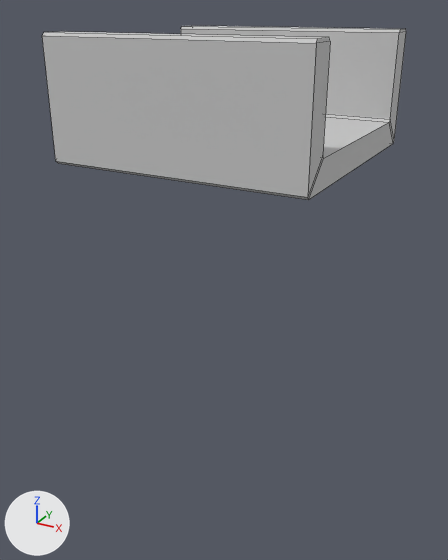
Renders of the FBX model Assets/Models/Straight.fbx from each side of a commit.
The view is the same before and after, from a 50 mm lens placed at (66.2, -126.6, 17.6), pointed at (-1.5, -3.5, -44.0). Arrows for +X, +Y and +Z are at lower left; the lights stay in place. Mesh edges are drawn as thin lines. Where no turn or scale is listed for an object, it has been applied to the vertices.

The first picture shows 'Straight'.
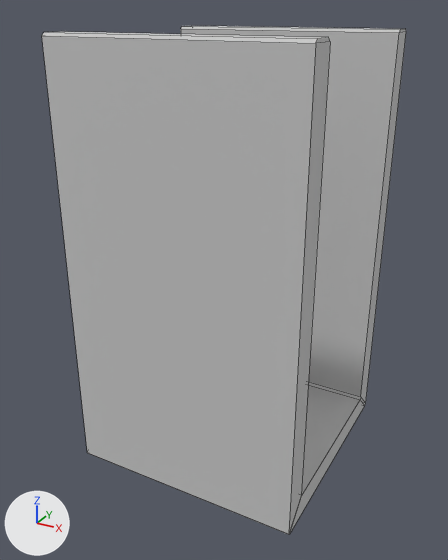
The newer file is also rescaled (x0.2), turned or shifted as a whole; pictures and numbers use the older file's frame.

Boxes (x1, y1, x2, y2) around the edits, measured in the pictures (448 x 560 px; the box of a moved part takes in the faces that stretch with it):
'Straight', reshaped (191% taller): before (42, 26, 406, 200); after (42, 26, 406, 534)
part 1 of me_mesh, moved or reshaped: before (56, 156, 324, 200); after (289, 495, 302, 534)
part 2 of me_mesh, moved or reshaped: before (181, 29, 406, 199); after (181, 29, 406, 533)

The change in detail:
me_mesh has 32 vertices, 30 faces and spans x -28.7..28.7, y -28.5..28.5, z -13.1..13.1.
me_mesh is used by ob_straight; location (0.0, 0.0, 0.0).
me_mesh part 1: all 2 vertices in x -28.7..28.7, y -28.5, z -12.4 are moved by (0.0, -0.1, -77.2).
me_mesh part 2: all 14 vertices in x -28.7..28.7, y -27.9..28.5, z -13.1..-6.4 are moved by (0.0, 0.0, -77.2).
